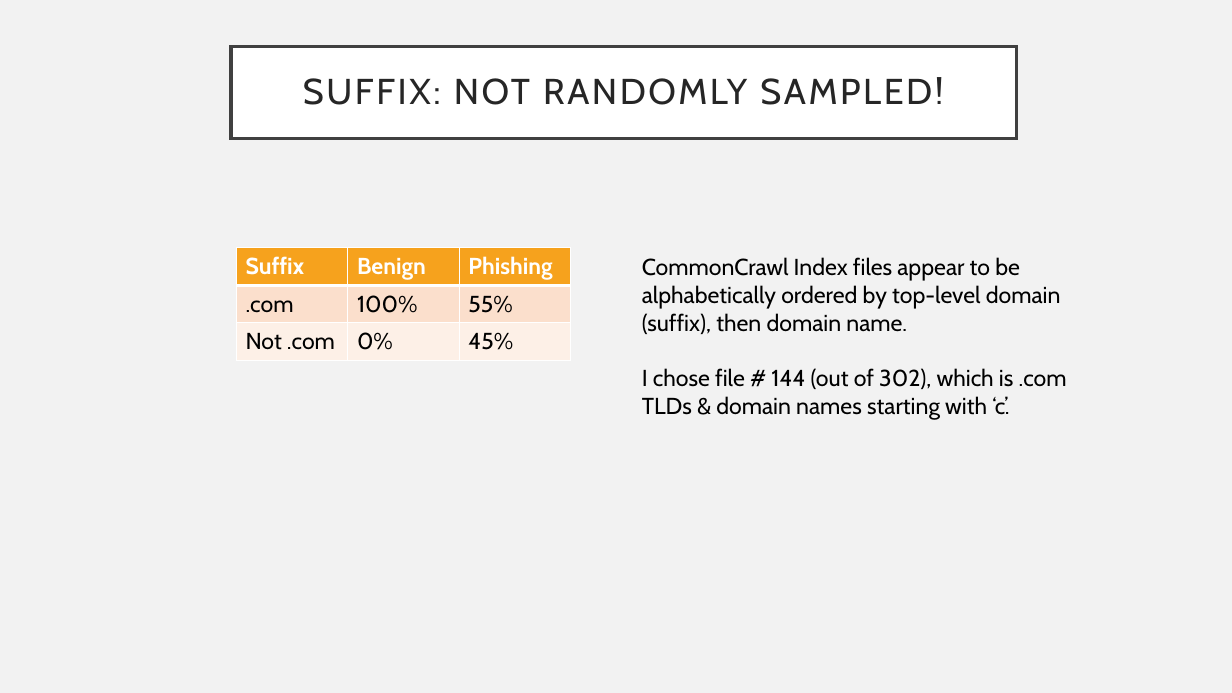
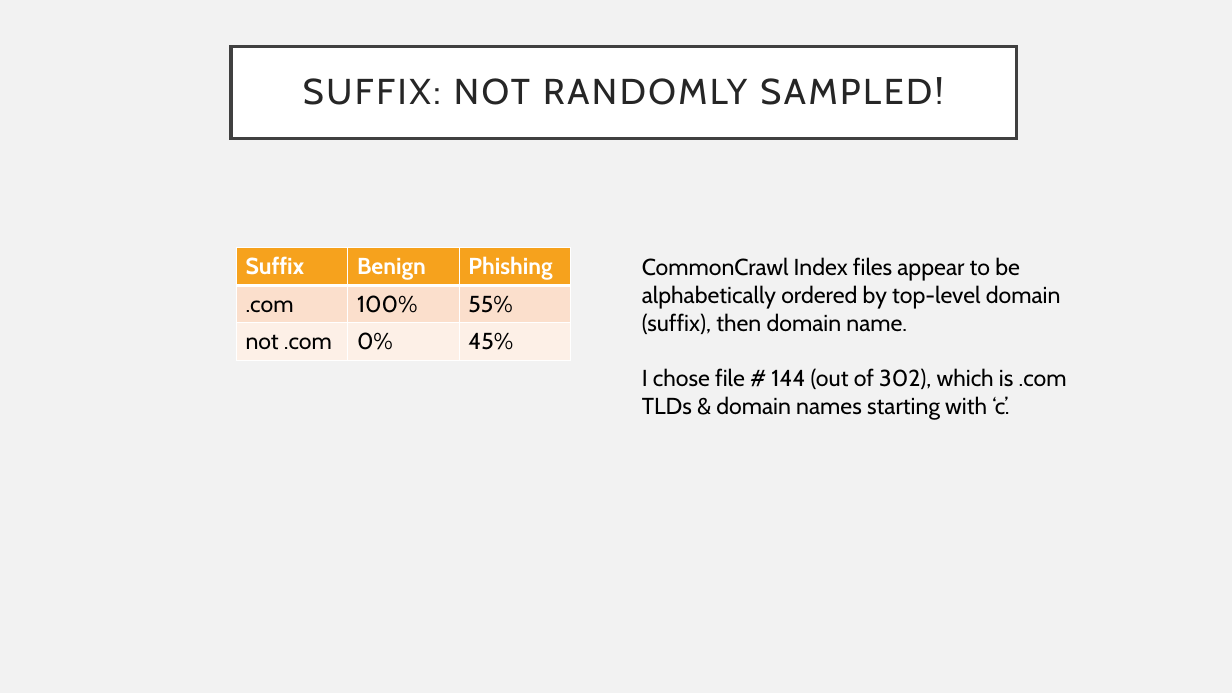
Before and after one commit to kbfreder/phishing-urls, a slide deck: slide 7 of docs/Presentation.pptx. Drawn at 1232x693 pixels with LibreOffice and Linux fonts; fonts in the diff are those of the drawing. Boxes give left, top, right and bottom in pixels: in the first picture for what was removed or moved away, otherwise in the second. Text is boxed around its words. In the diff, an @@ line names an element or a change of style, - is before the commit and + after.

```diff
--- a/docs/Presentation.pptx
+++ b/docs/Presentation.pptx
@@ table at <box>237,248,572,360</box> @@
-row 3, column 1: Not .com
+row 3, column 1: not .com
```
Also in this commit, not shown: 6 other slides changed, 1 slide added, 1 slide removed.
